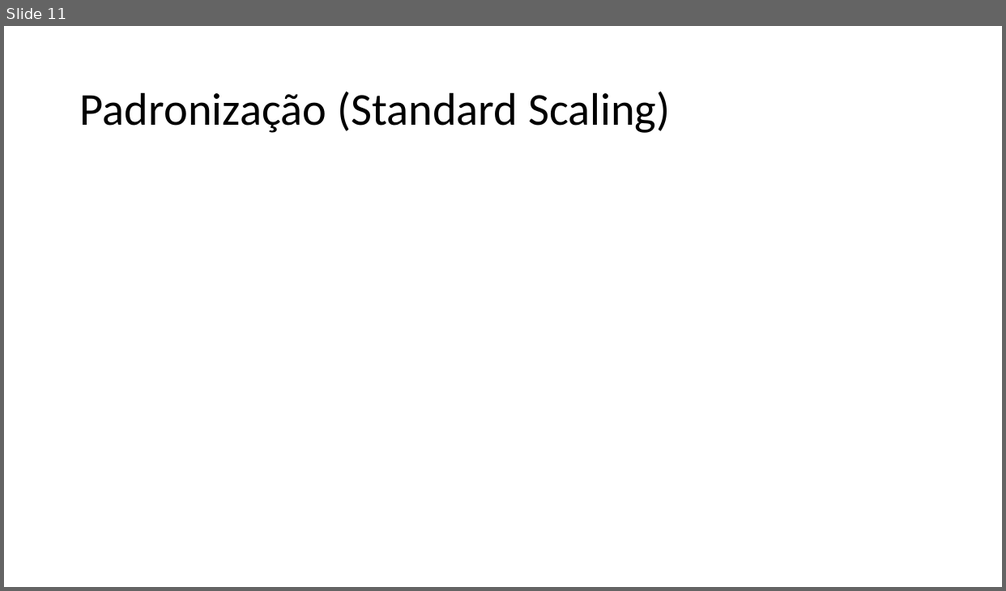
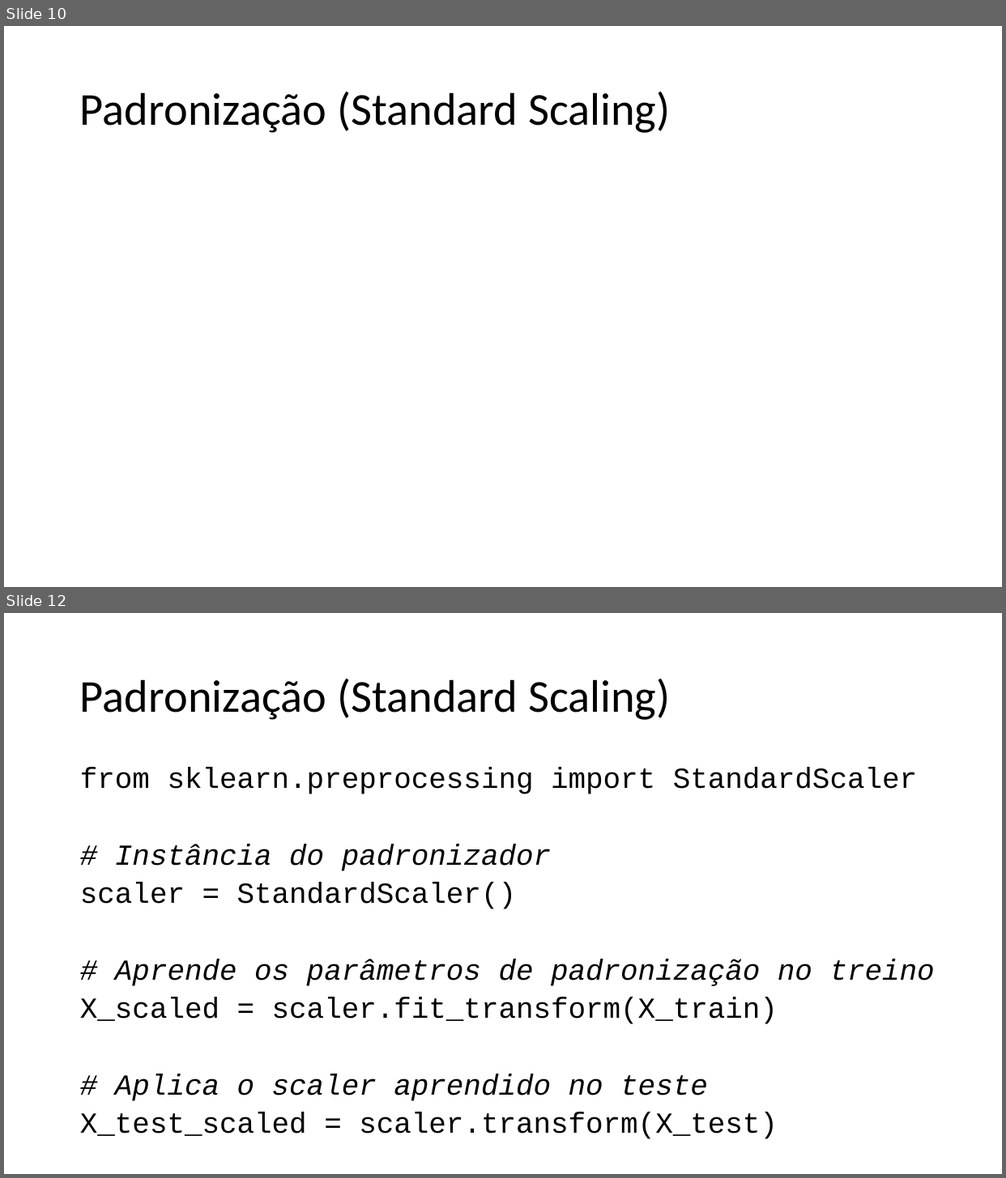
Before and after one commit to zz4fap/c24_inteligencia_artificial, a slide deck: slides/C24_Transformações.pptx. Shown one above the other, each under a label of ours: slide 11 before the commit, slides 10 and 12 after it; the slides between them are not shown. The pictures are 1006x591 and 1006x1178 pixels, drawn with LibreOffice and Linux fonts; fonts in the diff are those of the drawing; grey boxes stand for pictures. Boxes give left, top, right and bottom in pixels: in the first picture for what was removed or moved away, otherwise in the second. Text is boxed around its words. In the diff, an @@ line names an element or a change of style, - is before the commit and + after.

```diff
--- a/slides/C24_Transformações.pptx
+++ b/slides/C24_Transformações.pptx
@@ slide 12 added at <box>4,613,1002,1174</box>, background #FFFFFF @@
@@ title added at <box>80,679,671,720</box>, 44 pt, text #000000 @@
+Padronização (Standard Scaling)
@@ text added at <box>80,768,935,1139</box>, 28 pt, text #000000 @@
+from sklearn.preprocessing import StandardScaler
+# Instância do padronizador
+scaler = StandardScaler()
+# Aprende os parâmetros de padronização no treino
+X_scaled = scaler.fit_transform(X_train)
+# Aplica o scaler aprendido no teste
+X_test_scaled = scaler.transform(X_test)
@@ what was slide 11 is now slide 10 @@
```
Also in this commit, not shown: 2 slides changed, 2 other slides added.
